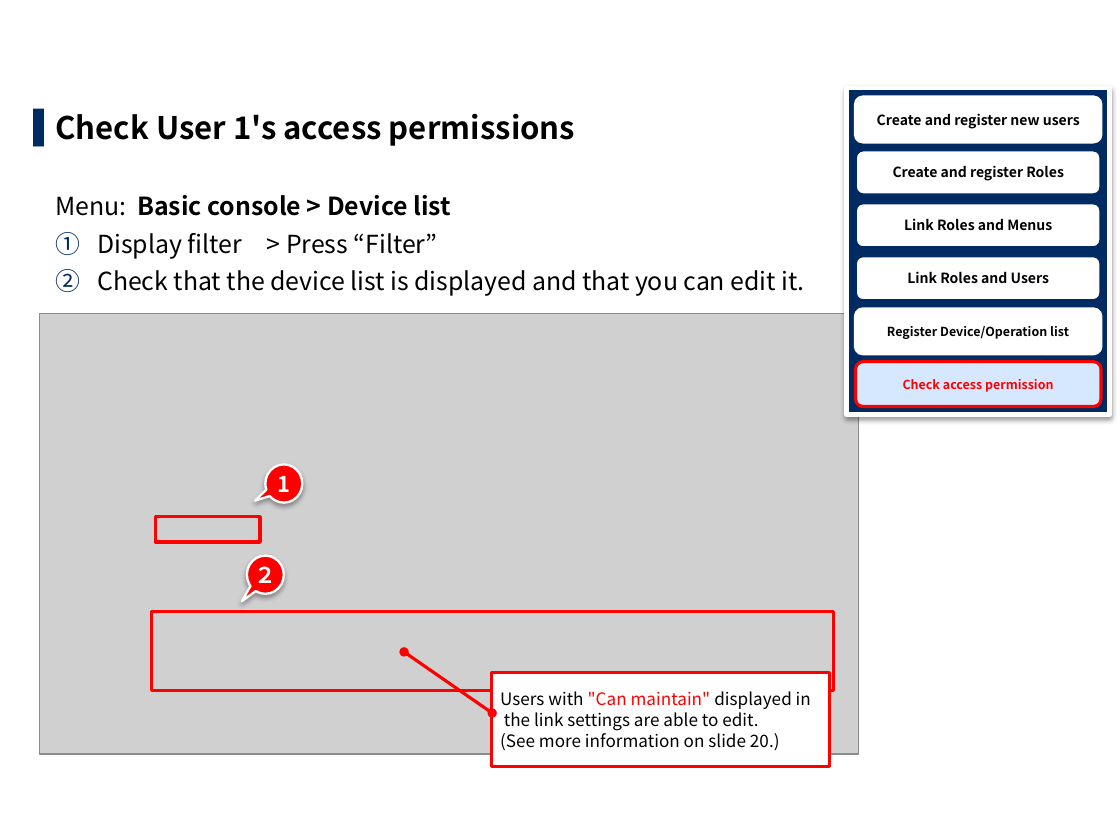
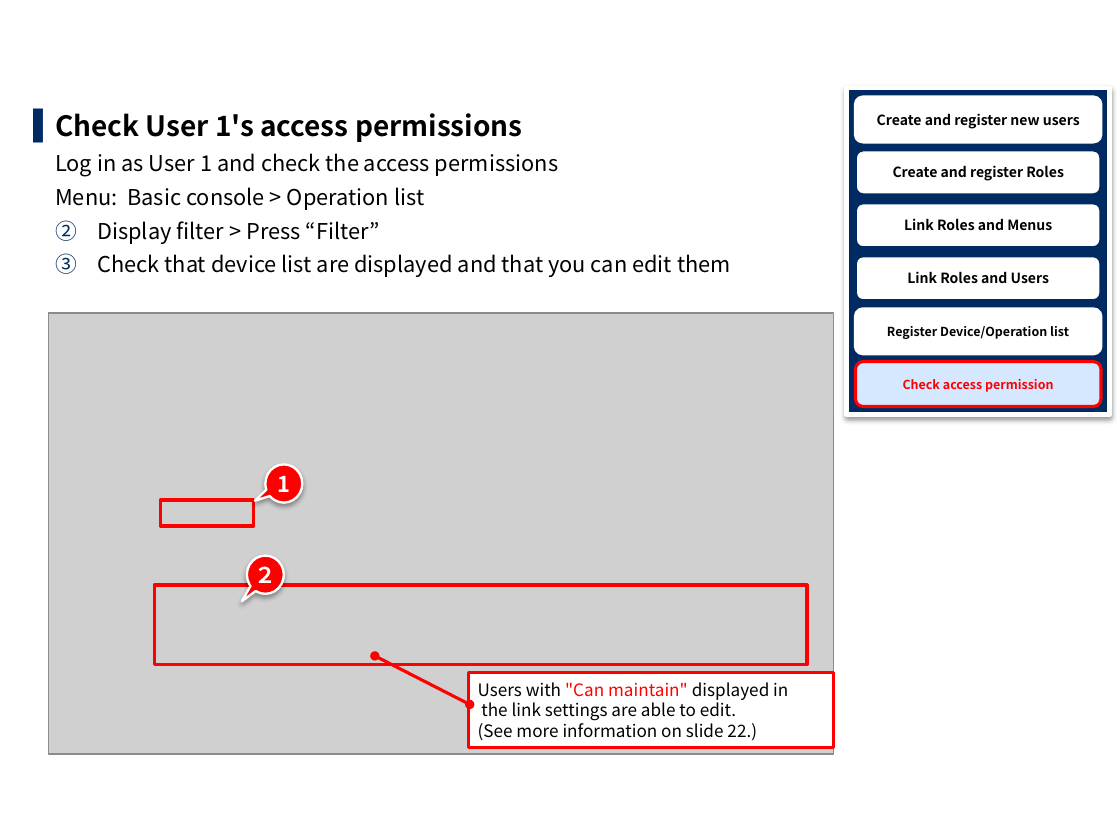
Before and after one commit to exastro-suite/it-automation-docs, a slide deck: slide 18 of asset/Learn/ITA-base_practice_EN.pptx. Drawn at 1120x840 pixels with LibreOffice and Linux fonts; fonts in the diff are those of the drawing; grey boxes stand for pictures; background and template pictures are left out. Boxes give left, top, right and bottom in pixels: in the first picture for what was removed or moved away, otherwise in the second. Text is boxed around its words. In the diff, an @@ line names an element or a change of style, - is before the commit and + after.

```diff
--- a/asset/Learn/ITA-base_practice_EN.pptx
+++ b/asset/Learn/ITA-base_practice_EN.pptx
@@ text at (55, 113, 523, 244): size 20 to 18 pt in "Check User 1's access permissions"; size 16 to 14 pt in "Display filter > Press “Filter”" @@
@@ text at (55, 153, 558, 210): text changed; size 16 to 14 pt; bold off @@
-Menu: Basic console > Device list
+Log in as User 1 and check the access permissions
+Menu: Basic console > Operation list
@@ title at (55, 220, 77, 241): text changed @@
-2.8 Check access permission(4/9)
+2.8 Check access permission(4/12)
@@ text at (97, 254, 731, 277): text changed; size 16 to 14 pt @@
-2. Check that the device list is displayed and that you can edit it.
+3. Check that device list are displayed and that you can edit them
@@ picture: place and size @@
-picture at (39, 314, 858, 755)
+picture at (48, 314, 833, 755)
@@ rectangle: place and size @@
-rectangle at (156, 516, 261, 542)
+rectangle at (160, 500, 253, 525)
@@ rectangle: place and size @@
-rectangle at (151, 612, 833, 691)
+rectangle at (155, 585, 808, 664)
@@ border callout "Users with "Can maintain" displayed ...": place and size @@
-border callout "Users with "Can maintain" displayed ..." at (492, 673, 830, 767)
+border callout "Users with "Can maintain" displayed ..." at (469, 672, 833, 747)
@@ text in border callout at (478, 719, 757, 740): text changed @@
-(See more information on slide 20.)
+(See more information on slide 22.)
```
Also in this commit, not shown: 21 other slides changed, 6 slides added, 4 other files.
